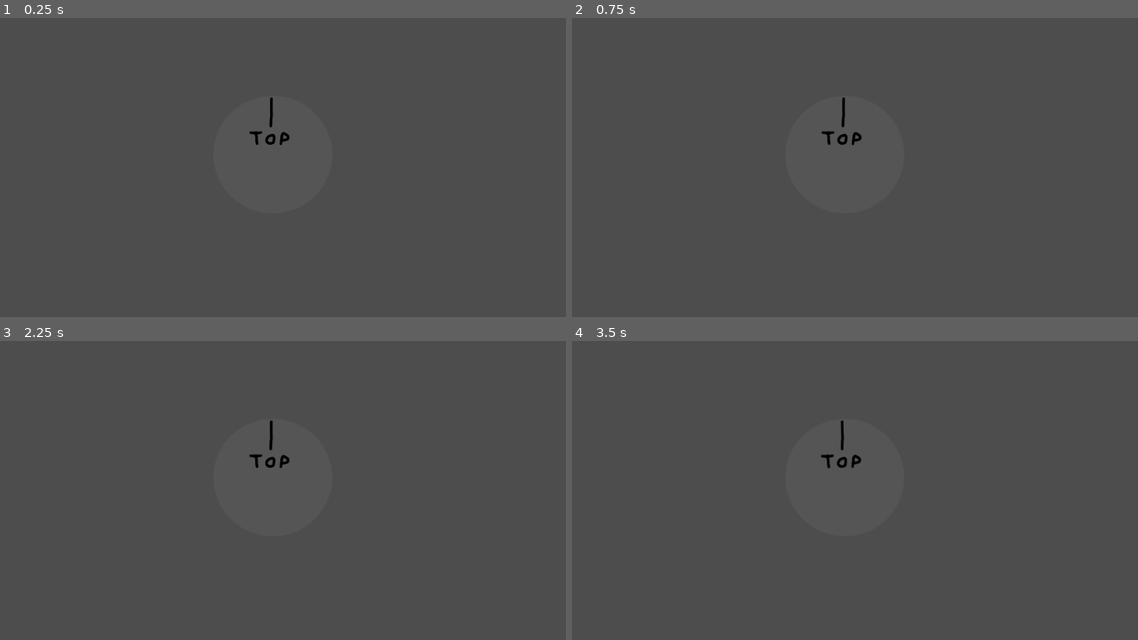
Above: before the commit, frames 1-4 (two rows, left to right).
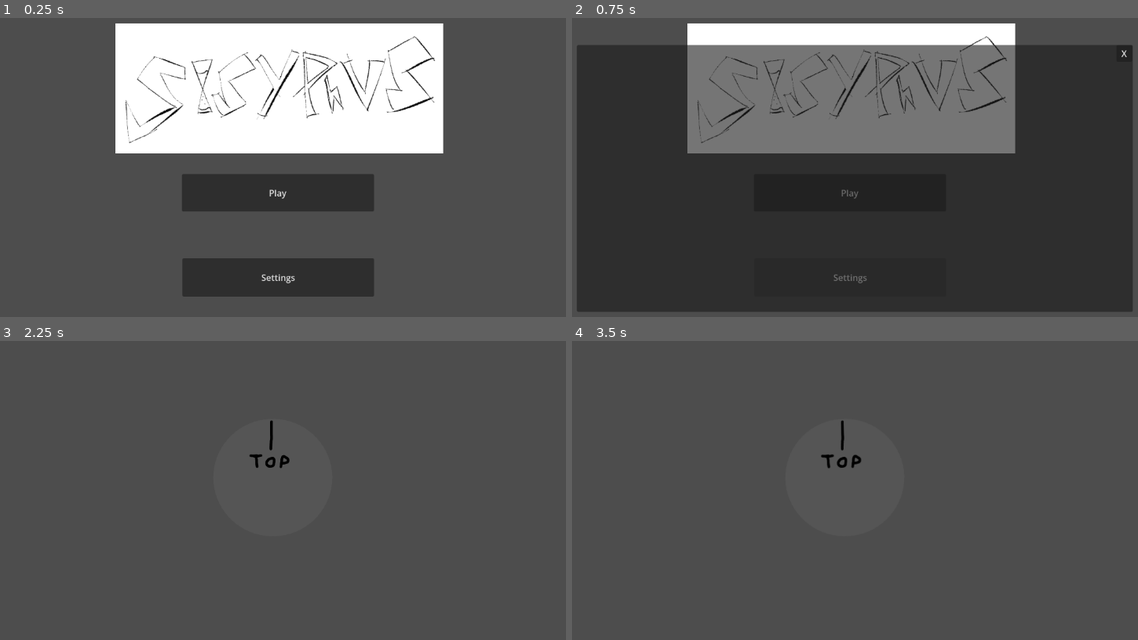
Above: after the commit, the same moments.

Repository: carly922/Very-Serious-Spinning-and-Winning-Game
Game: Godot game, scene res://ui_menu.tscn
The game is run twice, just before and just after one commit, with the same random seed, the same clock (stepped at 60 frames per second) and the same inputs. Before the commit the project starts from res://ui_wheel.tscn.
Inputs (mouse positions are in pixels of both pictures, inside the frame that each line leads up to):
- Up to frame 1 (0.25 s): no input
- Up to frame 2 (0.75 s): click (849, 278) at 0.5 s, where only the run after the commit has a clickable "Settings"
- Up to frame 3 (2.25 s): click (554, 376) at 1.25 s, where only the run after the commit has a clickable "X"; click (277, 514) at 2 s, where only the run after the commit has a clickable "Play"
- Up to frame 4 (3.5 s): tap Enter at 2.75 s; move the mouse to (990, 466) at 2.77 s

The runs differ from the first frame. In frame 1, 33% of the frame differs, in the area x 20-79%, y 1-94%; in frame 2, 90%, in the area x 0-100%, y 1-99%; in frame 3, less than 0.1%; in frame 4, less than 0.1%.

Commit message:
title screen

Diff:
--- a/sisyphus-simulator/project.godot
+++ b/sisyphus-simulator/project.godot
@@ -11,7 +11,7 @@
 [application]
 
 config/name="Sisyphus Simulator"
-run/main_scene="uid://bvk6526lhbop2"
+run/main_scene="uid://bicdpf2ye5x8l"
 config/features=PackedStringArray("4.6", "Mobile")
 config/icon="res://icon.svg"
 
--- /dev/null
+++ b/sisyphus-simulator/ui_menu.gd
@@ -0,0 +1,24 @@
+extends Control
+
+
+# play button (goes to ui_wheel.tscn)
+func _ready() -> void:
+	var play_button = Button
+	var settings_button = Button
+
+
+
+func _on_pressed() -> void:
+	get_tree().change_scene_to_file("res://ui_wheel.tscn")
+
+@onready var close_button: Button = %closeButton
+@onready var panel_container: Panel = %Panel
+
+func _on_pressed_settings() -> void:
+	panel_container.visible = true
+	close_button.visible = true
+
+
+func _on_close_button_pressed() -> void:
+	panel_container.visible = false
+	close_button.visible = false
--- /dev/null
+++ b/sisyphus-simulator/ui_menu.tscn
@@ -0,0 +1,64 @@
+[gd_scene format=3 uid="uid://bicdpf2ye5x8l"]
+
+[ext_resource type="Script" uid="uid://dwwsdv8wp3ri5" path="res://ui_menu.gd" id="1_gww7l"]
+[ext_resource type="Texture2D" uid="uid://bpb1w6tkoi43v" path="res://bad logo lol.png" id="2_gcaxk"]
+[ext_resource type="Texture2D" uid="uid://cjrp6o653ep6q" path="res://badplaybutton.png" id="3_dq8c1"]
+
+[node name="Menu" type="Node2D" unique_id=581965619]
+
+[node name="Sprite2D" type="Sprite2D" parent="." unique_id=1628144200]
+position = Vector2(575, 189.00002)
+scale = Vector2(0.54360324, 0.50988585)
+texture = ExtResource("2_gcaxk")
+
+[node name="Control" type="Control" parent="." unique_id=318275398]
+layout_mode = 3
+anchors_preset = 0
+offset_right = 40.0
+offset_bottom = 40.0
+
+[node name="playButton" type="Button" parent="Control" unique_id=1688519899]
+layout_mode = 0
+offset_left = 396.0
+offset_top = 347.0
+offset_right = 749.0
+offset_bottom = 416.0
+text = "Play"
+script = ExtResource("1_gww7l")
+
+[node name="Sprite2D" type="Sprite2D" parent="Control/playButton" unique_id=2088219677]
+position = Vector2(164, 49.999992)
+scale = Vector2(0.9319999, 0.8474999)
+texture = ExtResource("3_dq8c1")
+
+[node name="settingsButton" type="Button" parent="Control" unique_id=1342088338]
+layout_mode = 0
+offset_left = 397.0
+offset_top = 502.0
+offset_right = 749.0
+offset_bottom = 573.0
+text = "Settings"
+script = ExtResource("1_gww7l")
+
+[node name="Panel" type="Panel" parent="Control" unique_id=1454295961]
+unique_name_in_owner = true
+visible = false
+layout_mode = 0
+offset_left = 71.0
+offset_top = 109.0
+offset_right = 1092.0
+offset_bottom = 601.0
+
+[node name="closeButton" type="Button" parent="Control/Panel" unique_id=1394726423]
+unique_name_in_owner = true
+visible = false
+layout_mode = 0
+offset_left = 991.0
+offset_right = 1020.0
+offset_bottom = 31.0
+text = "X"
+script = ExtResource("1_gww7l")
+
+[connection signal="pressed" from="Control/playButton" to="Control/playButton" method="_on_pressed"]
+[connection signal="pressed" from="Control/settingsButton" to="Control/settingsButton" method="_on_pressed_settings"]
+[connection signal="pressed" from="Control/Panel/closeButton" to="Control/playButton" method="_on_close_button_pressed"]
Binary file added: sisyphus-simulator/bad logo lol.png
Not shown, added: sisyphus-simulator/bad logo lol.png.import
Not shown, added: sisyphus-simulator/ui_menu.gd.uid
